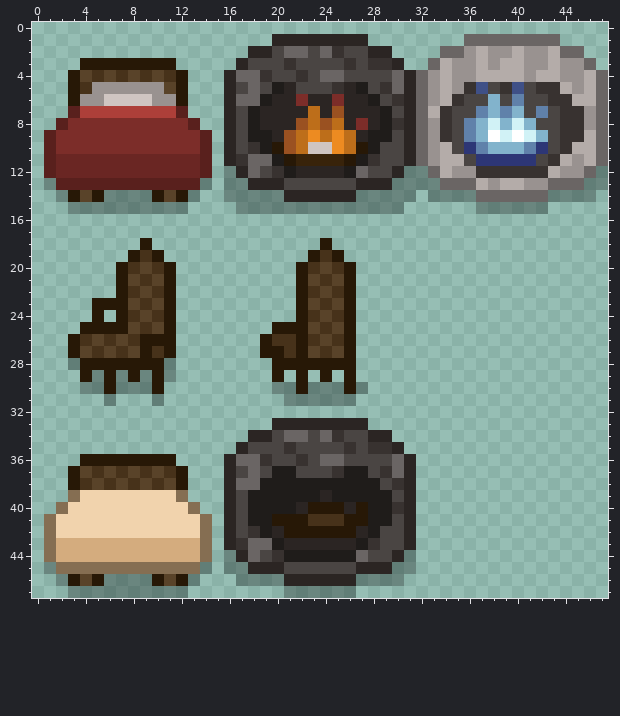
A pixel-art sprite gets an edit: graphics/furniture/misc_furniture.png. The picture above was drawn from the file before the commit.
The file is 48x48 pixels. Colours within 5 levels of each other are drawn and written as one.
The result:
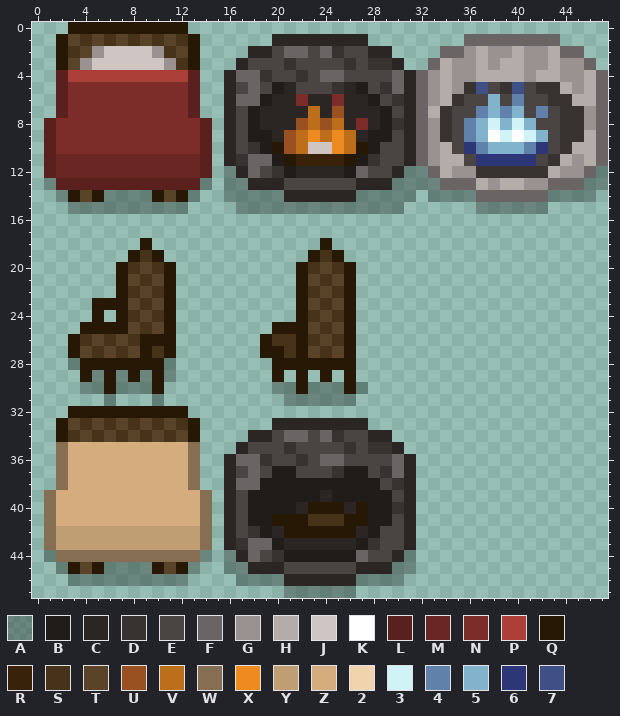
Palette (. is transparent): A #0000004b  B #1f1c1a  C #2b2523  D #383230  E #4a4543  F #6a6564  G #999290  H #b4aca9  J #cfc5c2  K #ffffff  L #59201d  M #6a2623  N #7c2d29  P #ad3f39  Q #271806  R #38230a  S #47321a  T #594329  U #9a5121  V #bd6e1a  W #856e52  X #ed8b21  Y #bf9e74  Z #d4ac7e  2 #f1d3ad  3 #d1f2f6  4 #6081aa  5 #82b3cc  6 #2d3676  7 #3f5087
From old to new:
The author changed colour Q to colour A in row 46 at x 3, 5, 10 and 12.
The author changed colour T to colour A in row 46 at x 4 and 11.
The author changed colour W to colour A in row 44 at x 1 and 14; in row 45 at x 2, 6 to 9 and 13.
Colour G now appears in row 2 at x 5 and 10.
The author changed colour Q to colour G in row 3 at x 4 and 11.
Colour J now appears in row 2 at x 6 to 9.
The author changed colour Q to colour J in row 3 at x 5 to 10.
Colour L now appears in rows 4 to 7 at x 2 and 13; in row 8 at x 1 and 14.
The author changed colour G to colour N in row 5 at x 5 to 10; in row 6 at x 4 to 5 and 10 to 11.
The author changed colour J to colour N in row 6 at x 6 to 9.
The author changed colour L to colour N in row 7 at x 3 and 12; in row 8 at x 2 and 13.
The author changed colour P to colour N in row 7 at x 4 to 11.
The author changed colour Q to colour N in rows 5 to 6 at x 3 and 12.
The author changed colour S to colour N in row 5 at x 4.
The author changed colour T to colour N in row 5 at x 11.
The author changed colour Q to colour P in row 4 at x 3 and 12.
The author changed colour S to colour P in row 4 at x 5, 7, 9 and 11.
The author changed colour T to colour P in row 4 at x 4, 6, 8 and 10.
Colour Q now appears in row 0 at x 3 to 12; in rows 1 to 3 at x 2 and 13; in row 32 at x 3 to 12; in rows 33 to 34 at x 2 and 13.
The author changed colour W to colour Q in row 45 at x 3, 5, 10 and 12.
Colour S now appears in row 1 at x 4, 6, 8, 10 and 12; in row 2 at x 3 and 11; in row 3 at x 12; in row 33 at x 4, 6, 8, 10 and 12; in row 34 at x 3, 5, 7, 9 and 11.
Colour T now appears in row 1 at x 3, 5, 7, 9 and 11; in row 2 at x 4 and 12; in row 3 at x 3; in row 33 at x 3, 5, 7, 9 and 11; in row 34 at x 4, 6, 8, 10 and 12.
The author changed colour W to colour T in row 45 at x 4 and 11.
Colour W now appears in rows 35 to 38 at x 2 and 13; in rows 39 to 40 at x 1 and 14.
The author changed colour Z to colour W in row 44 at x 2 to 13.
The author changed colour 2 to colour Y in row 42 at x 2 to 13.
The author changed colour Z to colour Y in row 43 at x 2 to 13.
Colour Z now appears in row 35 at x 3 to 12; in row 36 at x 3 and 12; in row 39 at x 2 and 13.
The author changed colour 2 to colour Z in row 39 at x 4 to 11; in row 40 at x 3 to 12; in row 41 at x 2 to 13.
The author changed colour Q to colour Z in row 36 at x 4 to 11; in rows 37 to 38 at x 3 and 12.
The author changed colour S to colour Z in row 37 at x 5, 7, 9 and 11; in row 38 at x 4, 6, 8 and 10.
The author changed colour T to colour Z in row 37 at x 4, 6, 8 and 10; in row 38 at x 5, 7, 9 and 11.
The author changed colour W to colour Z in row 39 at x 3 and 12; in row 40 at x 2 and 13.
The edit erases colour A in row 45 at x 1 and 14; in row 46 at x 2 and 13; in row 47 at x 3 to 12.
